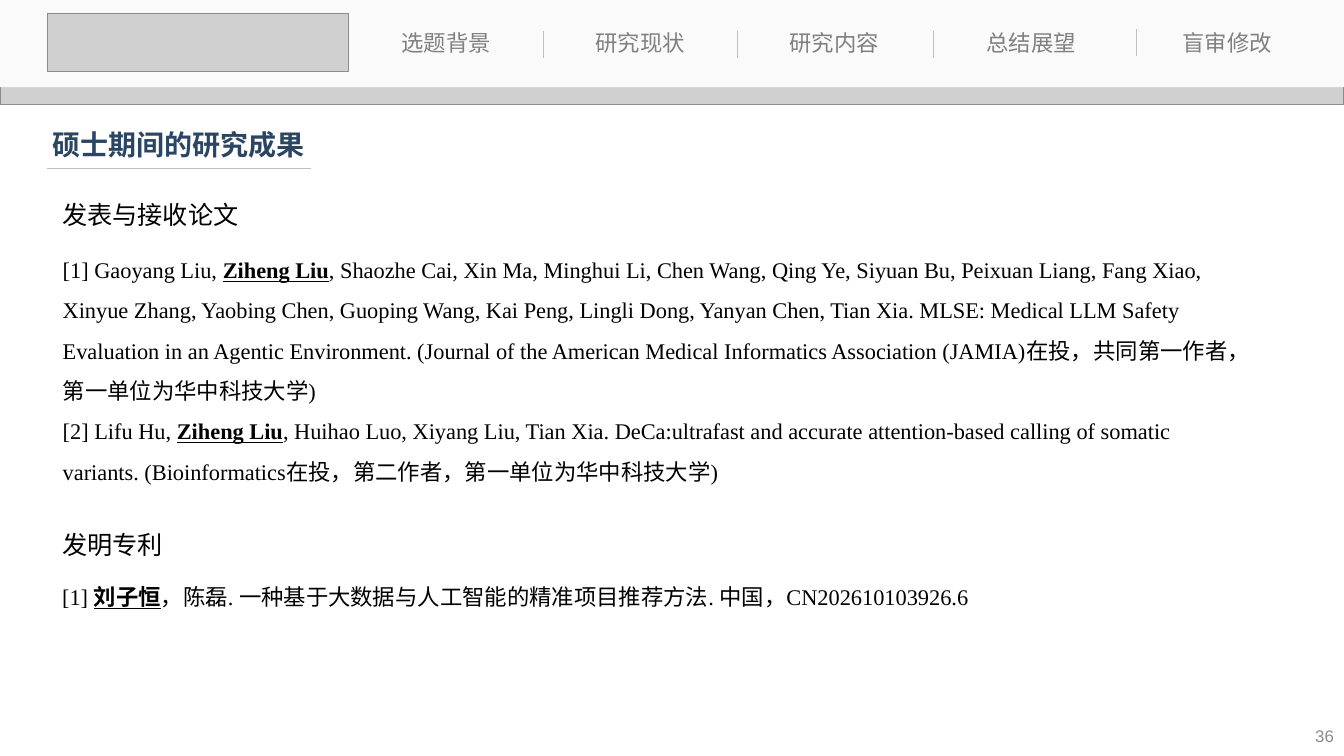
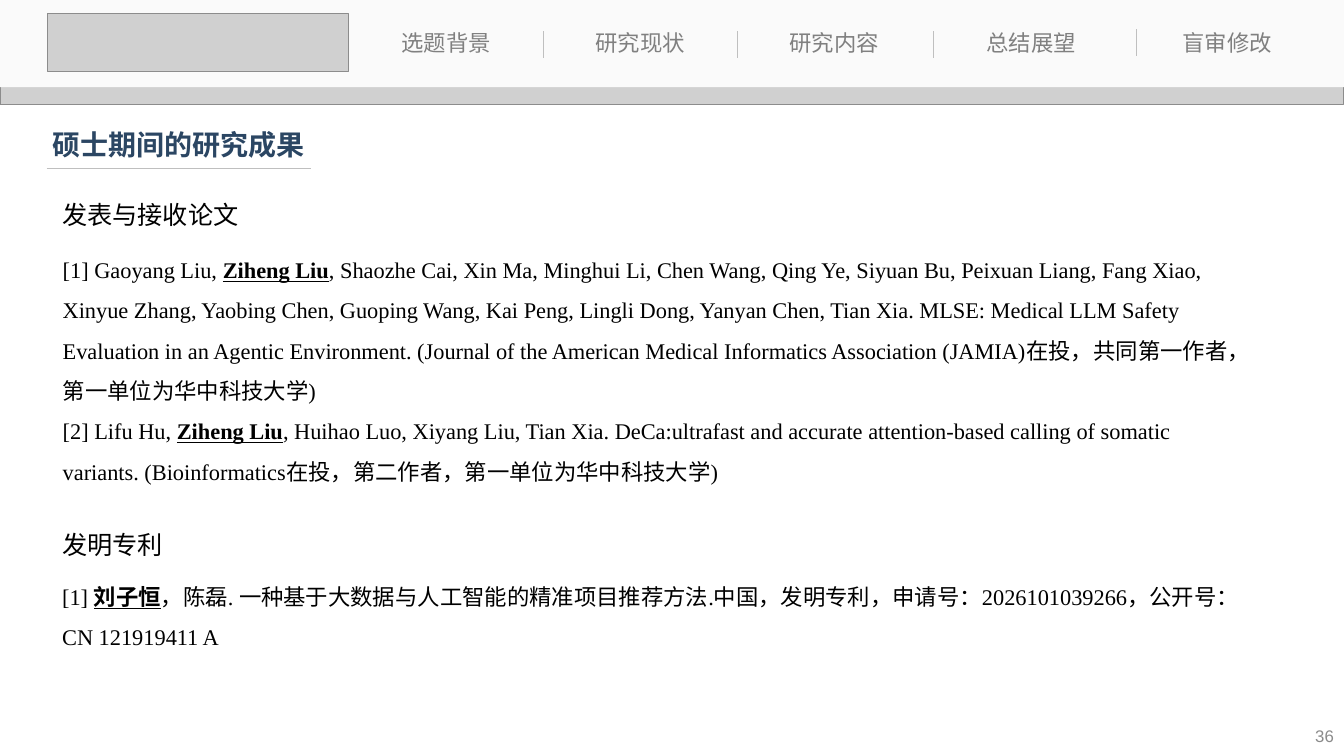
Before and after one commit to 536260668/master_thesis, a slide deck: slide 36 of 刘子恒-答辩.pptx. Drawn at 1344x756 pixels with LibreOffice and Linux fonts; fonts in the diff are those of the drawing; grey boxes stand for pictures. Boxes give left, top, right and bottom in pixels: in the first picture for what was removed or moved away, otherwise in the second. Text is boxed around its words. In the diff, an @@ line names an element or a change of style, - is before the commit and + after.

Commit message:
更新答辩日期、专利信息及框架图标题，更新答辩PPT

```diff
--- a/刘子恒-答辩.pptx
+++ b/刘子恒-答辩.pptx
@@ text at bbox=[62, 586, 1239, 646]: text changed @@
-[1] 刘子恒，陈磊. 一种基于大数据与人工智能的精准项目推荐方法. 中国，CN202610103926.6
+[1] 刘子恒，陈磊. 一种基于大数据与人工智能的精准项目推荐方法.中国，发明专利，申请号：2026101039266，公开号：CN 121919411 A
```
Also in this commit, not shown: 16 other slides changed, 3 other files.
